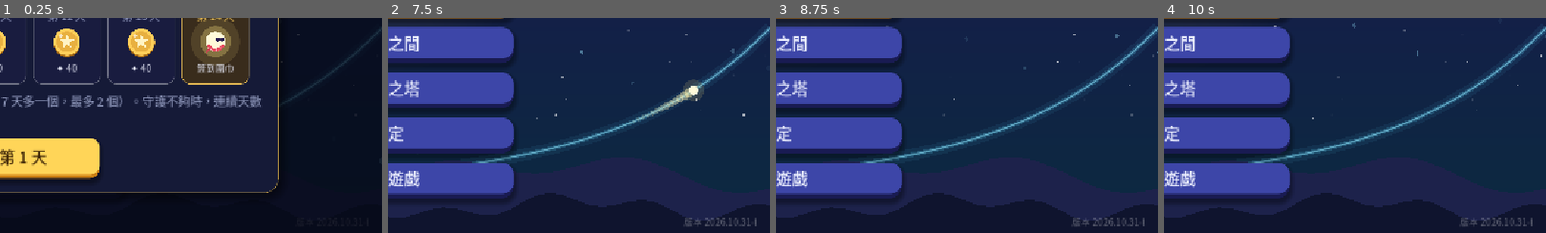
Above: before the commit, frames 1-4 (left to right).
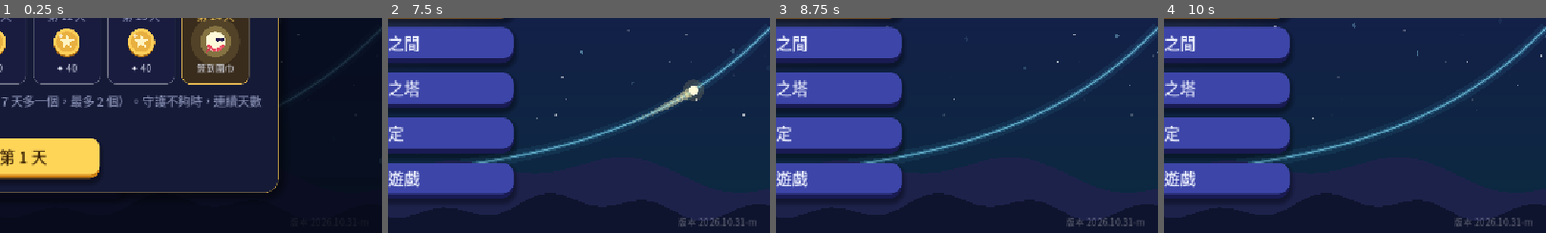
Above: after the commit, the same moments.

Repository: sam2068csie/light-spirit-journey
Game: Godot game, scene res://main_menu.tscn
Same seed, same stepped clock (60 frames per second), same inputs: the game is played once before the commit and once after it.
Inputs (mouse positions are % of the whole screen's width and height, from its top left):
- Up to frame 1 (0.25 s): no input
- Up to frame 2 (7.5 s): click "開始冒險" at 0.5 s; click "開始冒險" at 1.25 s; click "修煉之間" at 2 s; click "終焉之塔" at 2.75 s; click "設定" at 3.5 s; click "離開遊戲" at 4.25 s; click "每日任務" at 5 s; click "光靈扭蛋" at 5.75 s; click "光靈衣櫃" at 6.5 s; click "✕" at 7.25 s
- Up to frame 3 (8.75 s): tap Enter at 8 s; drag from (50, 50) to (60, 28) at 8.02 s
- Up to frame 4 (10 s): drag from (30, 55) to (45, 70) at 8.77 s; move the mouse to (60, 28) at 9.52 s; hold Right from 9.53 s (still down); tap 9 at 9.6 s
The pictures show only the part of the screen within x 50-100%, y 50-100%; the shares and areas given below are measured in that part.

The runs differ from the first frame. In frame 2, 0.3% of the frame differs, in the area x 76-97%, y 92-97%; in frame 3, 0.3%; in frame 4, 0.3%.

Commit message:
G5：和角公式移到第一題、差角公式第二題，文字配合調整 (BUILD 2026.10.31-m)
Co-Authored-By: Claude Opus 5.5 <noreply@anthropic.com>
Claude-Session: https://claude.ai/code/session_01RombajUyooAJ6yvir5uviP

Diff:
--- a/data/game.gd
+++ b/data/game.gd
@@ -560,7 +560,7 @@
 
 const DQ := preload("daily_quests.gd")
 ## 版本號（主畫面右下角會顯示）：每次交給你新的檔案時更新，方便確認手機上裝的是不是最新版
-const BUILD := "2026.10.31-l"
+const BUILD := "2026.10.31-m"
 
 
 ## 讀取各單元的資料；舊存檔（還沒有單元的版本）的今日修煉、終焉之塔紀錄搬到「指數與對數」
--- a/data/level_trig5_compass.gd
+++ b/data/level_trig5_compass.gd
@@ -12,7 +12,7 @@
 const COMPASS := UITheme.PINK
 
 const CHAPTERS_G5 := [
-	{"ch": 1, "name": "第一章．雙層轉盤", "topic": "差角、和角公式（sin、cos、tan）與合併", "color": UITheme.PINK},
+	{"ch": 1, "name": "第一章．雙層轉盤", "topic": "和角、差角公式（sin、cos、tan）與合併", "color": UITheme.PINK},
 	{"ch": 2, "name": "第二章．羅盤的應用", "topic": "象限與正負、求角度、三角形、兩直線夾角、幾何應用", "color": UITheme.PINK_LIGHT},
 ]
 
--- a/data/trig5_bank.gd
+++ b/data/trig5_bank.gd
@@ -79,53 +79,14 @@
 static func _slots() -> Array:
 	return [
 		# ======================= 第一章．雙層轉盤 =======================
-		{"id": "cosd", "chapter": 1, "type": "forge", "title": "差角公式",
-		 "story": "羅盤上有兩根指針 A、B，長度都是 1。它們之間的距離，藏著 cos(α − β) 的祕密。",
-		 "insight": "A(cos α, sin α)、B(cos β, sin β)：\\ol{AB}² = (cos α − cos β)² + (sin α − sin β)² = 2 − 2(cos α cos β + sin α sin β)。餘弦定理又說 \\ol{AB}² = 2 − 2 cos(α − β)。所以 cos(α − β) = cos α cos β + sin α sin β。",
-		 "variants": [
-			{"eq": "單位圓上 A(cos α, sin α)、B(cos β, sin β)，\n∠AOB = 60°，求 \\ol{AB} 與 cos 15°",
-			 "steps": [
-				_rot("轉指針", "轉動外盤 α 和內盤 β，讓 ∠AOB 等於 60°（α − β = 60° 或 −60° 都可以）。", "diff", "cos", 60.0,
-					"∠AOB = 60°（|α − β| = 60°）", "α 比 β 大 60°：例如 α = 75°、β = 15°。", T_COSD, {"abs": true}),
-				_f("弦長", "\\ol{AB}² 用座標算是 2 − 2(cos α cos β + sin α sin β)，用餘弦定理算是 2 − 2 cos(α − β)。", "\\ol{AB}² = 2 − 2 cos 60° = [0]，\\ol{AB} = [1]", ["1", "1"],
-					"\\ol{AB}² = 2 − 2 × 1/2 = 1，\\ol{AB} = 1", "cos 60° = 1/2。", T_COSD),
-				_tiles("拼差角公式", "兩種算法的 \\ol{AB}² 相等，拼出 cos(α − β)。", "cos(α − β)", "cos_diff", TK_SC,
-					"cos(α − β) = cos α cos β + sin α sin β", "cos α cos β 和 sin α sin β 相加，符號是「＋」。", T_COSD),
-				_f("cos 15°", "15° = 60° − 45°，代進差角公式：cos 15° = cos 60° cos 45° + sin 60° sin 45°。", "cos 15° = (√2 + √6) ÷ [0]", ["4"],
-					"cos 15° = (√2 + √6)/4", "(1/2)(√2/2) + (√3/2)(√2/2) = √2/4 + √6/4。", T_COSD),
-			 ]},
-			{"eq": "單位圓上 A(cos α, sin α)、B(cos β, sin β)，\n∠AOB = 90°，求 \\ol{AB}，再用差角公式驗算 cos 90°",
-			 "steps": [
-				_rot("轉指針", "轉動 α、β，讓 ∠AOB 等於 90°（α − β = 90° 或 −90° 都可以）。", "diff", "cos", 90.0,
-					"∠AOB = 90°（|α − β| = 90°）", "α 比 β 大 90°：例如 α = 120°、β = 30°。", T_COSD, {"abs": true}),
-				_f("弦長", "∠AOB = 90°，△AOB 是等腰直角三角形。", "\\ol{AB}² = 2 − 2 cos 90° = [0]，\\ol{AB} = [1]", ["2", "√2"],
-					"\\ol{AB}² = 2 − 0 = 2，\\ol{AB} = √2", "cos 90° = 0。", T_COSD),
-				_tiles("拼差角公式", "拼出 cos(α − β)。", "cos(α − β)", "cos_diff", TK_SC,
-					"cos(α − β) = cos α cos β + sin α sin β", "同名相乘（cos 配 cos、sin 配 sin），中間是「＋」。", T_COSD),
-				_f("代入", "取 α = 120°、β = 30°，代入差角公式：cos(120° − 30°) = cos 120° cos 30° + sin 120° sin 30°。", "cos 90° = [0]", ["0"],
-					"(−1/2)(√3/2) + (√3/2)(1/2) = 0，剛好是 cos 90°", "(−√3/4) + (√3/4)。", T_COSD),
-			 ]},
-			{"eq": "單位圓上 A(cos α, sin α)、B(cos β, sin β)，\n∠AOB = 120°，求 \\ol{AB}，再用差角公式驗算 cos 120°",
-			 "steps": [
-				_rot("轉指針", "轉動 α、β，讓 ∠AOB 等於 120°（α − β = 120° 或 −120° 都可以）。", "diff", "cos", 120.0,
-					"∠AOB = 120°（|α − β| = 120°）", "α 比 β 大 120°：例如 α = 150°、β = 30°。", T_COSD, {"abs": true}),
-				_f("弦長", "∠AOB = 120°。", "\\ol{AB}² = 2 − 2 cos 120° = [0]，\\ol{AB} = [1]", ["3", "√3"],
-					"\\ol{AB}² = 2 − 2 × (−1/2) = 3，\\ol{AB} = √3", "cos 120° = −1/2。", T_COSD),
-				_tiles("拼差角公式", "拼出 cos(α − β)。", "cos(α − β)", "cos_diff", TK_SC,
-					"cos(α − β) = cos α cos β + sin α sin β", "cos α cos β 加上 sin α sin β。", T_COSD),
-				_f("代入", "取 α = 150°、β = 30°，代入差角公式：cos(150° − 30°) = cos 150° cos 30° + sin 150° sin 30°。", "cos 120° = [0]", ["-1/2"],
-					"(−√3/2)(√3/2) + (1/2)(1/2) = −3/4 + 1/4 = −1/2", "(−3/4) + (1/4)。", T_COSD),
-			 ]},
-		 ]},
-
 		{"id": "sumf", "chapter": 1, "type": "forge", "title": "和角公式",
-		 "story": "把差角公式裡的 β 換成 −β，和角公式就出現了。再把羅盤轉到 75°、15°、105° 這些新的特殊角。",
+		 "story": "羅盤的兩層轉盤可以把兩個角「加起來」。先學 sin、cos 的和角公式，再把羅盤轉到 75°、15°、105° 這些新的特殊角。",
 		 "insight": "cos(α + β) = cos α cos β − sin α sin β；sin(α + β) = sin α cos β + cos α sin β；sin(α − β) = sin α cos β − cos α sin β。把 75° = 45° + 30°、15° = 45° − 30°、105° = 60° + 45° 拆成特殊角，就能求值。",
 		 "variants": [
-			{"eq": "從差角公式推出和角公式，\n再求 sin 75°、cos 75°",
-			 "steps": [
-				_tiles("cos 和角", "β 換成 −β：cos(−β) = cos β、sin(−β) = −sin β。拼出 cos(α + β)。", "cos(α + β)", "cos_sum", TK_SC,
-					"cos(α + β) = cos α cos β − sin α sin β", "差角公式的「＋」會變成「−」。", T_SUMF),
+			{"eq": "認識和角公式，\n再求 sin 75°、cos 75°",
+			 "steps": [
+				_tiles("cos 和角", "cos 的和角公式：同名相乘（cos 配 cos、sin 配 sin），中間是「−」。拼出 cos(α + β)。", "cos(α + β)", "cos_sum", TK_SC,
+					"cos(α + β) = cos α cos β − sin α sin β", "cos α cos β 減掉 sin α sin β。", T_SUMF),
 				_tiles("sin 和角", "拼出 sin(α + β)。（sin 配 cos、cos 配 sin）", "sin(α + β)", "sin_sum", TK_SC,
 					"sin(α + β) = sin α cos β + cos α sin β", "sin 的和角公式，中間是「＋」，每一項 sin 配 cos。", T_SUMF),
 				_rot("轉羅盤", "把羅盤轉到 α + β = 75°，而且 α、β 都要是特殊角（30°、45°）。", "sum", "sin", 75.0,
@@ -159,6 +120,45 @@
 					"sin 105° = (√6 + √2)/4", "√6/4 + √2/4。", T_SUMF),
 				_f("cos 105°", "cos 105° = cos 60° cos 45° − sin 60° sin 45°。", "cos 105° = (√2 − √6) ÷ [0]", ["4"],
 					"cos 105° = (√2 − √6)/4（負的：105° 在第二象限）", "√2/4 − √6/4。", T_SUMF),
+			 ]},
+		 ]},
+
+		{"id": "cosd", "chapter": 1, "type": "forge", "title": "差角公式",
+		 "story": "學會和角之後，換成兩個角「相減」。羅盤上有兩根指針 A、B，長度都是 1，它們之間的距離藏著 cos(α − β) 的祕密。",
+		 "insight": "差角公式也可以把和角公式的 β 換成 −β 得到（cos(−β) = cos β、sin(−β) = −sin β）。另一種證法：A(cos α, sin α)、B(cos β, sin β)：\\ol{AB}² = (cos α − cos β)² + (sin α − sin β)² = 2 − 2(cos α cos β + sin α sin β)。餘弦定理又說 \\ol{AB}² = 2 − 2 cos(α − β)。所以 cos(α − β) = cos α cos β + sin α sin β。",
+		 "variants": [
+			{"eq": "單位圓上 A(cos α, sin α)、B(cos β, sin β)，\n∠AOB = 60°，求 \\ol{AB} 與 cos 15°",
+			 "steps": [
+				_rot("轉指針", "轉動外盤 α 和內盤 β，讓 ∠AOB 等於 60°（α − β = 60° 或 −60° 都可以）。", "diff", "cos", 60.0,
+					"∠AOB = 60°（|α − β| = 60°）", "α 比 β 大 60°：例如 α = 75°、β = 15°。", T_COSD, {"abs": true}),
+				_f("弦長", "\\ol{AB}² 用座標算是 2 − 2(cos α cos β + sin α sin β)，用餘弦定理算是 2 − 2 cos(α − β)。", "\\ol{AB}² = 2 − 2 cos 60° = [0]，\\ol{AB} = [1]", ["1", "1"],
+					"\\ol{AB}² = 2 − 2 × 1/2 = 1，\\ol{AB} = 1", "cos 60° = 1/2。", T_COSD),
+				_tiles("拼差角公式", "兩種算法的 \\ol{AB}² 相等，拼出 cos(α − β)。", "cos(α − β)", "cos_diff", TK_SC,
+					"cos(α − β) = cos α cos β + sin α sin β", "cos α cos β 和 sin α sin β 相加，符號是「＋」。", T_COSD),
+				_f("cos 15°", "15° = 60° − 45°，代進差角公式：cos 15° = cos 60° cos 45° + sin 60° sin 45°。", "cos 15° = (√2 + √6) ÷ [0]", ["4"],
+					"cos 15° = (√2 + √6)/4", "(1/2)(√2/2) + (√3/2)(√2/2) = √2/4 + √6/4。", T_COSD),
+			 ]},
+			{"eq": "單位圓上 A(cos α, sin α)、B(cos β, sin β)，\n∠AOB = 90°，求 \\ol{AB}，再用差角公式驗算 cos 90°",
+			 "steps": [
+				_rot("轉指針", "轉動 α、β，讓 ∠AOB 等於 90°（α − β = 90° 或 −90° 都可以）。", "diff", "cos", 90.0,
+					"∠AOB = 90°（|α − β| = 90°）", "α 比 β 大 90°：例如 α = 120°、β = 30°。", T_COSD, {"abs": true}),
+				_f("弦長", "∠AOB = 90°，△AOB 是等腰直角三角形。", "\\ol{AB}² = 2 − 2 cos 90° = [0]，\\ol{AB} = [1]", ["2", "√2"],
+					"\\ol{AB}² = 2 − 0 = 2，\\ol{AB} = √2", "cos 90° = 0。", T_COSD),
+				_tiles("拼差角公式", "拼出 cos(α − β)。", "cos(α − β)", "cos_diff", TK_SC,
+					"cos(α − β) = cos α cos β + sin α sin β", "同名相乘（cos 配 cos、sin 配 sin），中間是「＋」。", T_COSD),
+				_f("代入", "取 α = 120°、β = 30°，代入差角公式：cos(120° − 30°) = cos 120° cos 30° + sin 120° sin 30°。", "cos 90° = [0]", ["0"],
+					"(−1/2)(√3/2) + (√3/2)(1/2) = 0，剛好是 cos 90°", "(−√3/4) + (√3/4)。", T_COSD),
+			 ]},
+			{"eq": "單位圓上 A(cos α, sin α)、B(cos β, sin β)，\n∠AOB = 120°，求 \\ol{AB}，再用差角公式驗算 cos 120°",
+			 "steps": [
+				_rot("轉指針", "轉動 α、β，讓 ∠AOB 等於 120°（α − β = 120° 或 −120° 都可以）。", "diff", "cos", 120.0,
+					"∠AOB = 120°（|α − β| = 120°）", "α 比 β 大 120°：例如 α = 150°、β = 30°。", T_COSD, {"abs": true}),
+				_f("弦長", "∠AOB = 120°。", "\\ol{AB}² = 2 − 2 cos 120° = [0]，\\ol{AB} = [1]", ["3", "√3"],
+					"\\ol{AB}² = 2 − 2 × (−1/2) = 3，\\ol{AB} = √3", "cos 120° = −1/2。", T_COSD),
+				_tiles("拼差角公式", "拼出 cos(α − β)。", "cos(α − β)", "cos_diff", TK_SC,
+					"cos(α − β) = cos α cos β + sin α sin β", "cos α cos β 加上 sin α sin β。", T_COSD),
+				_f("代入", "取 α = 150°、β = 30°，代入差角公式：cos(150° − 30°) = cos 150° cos 30° + sin 150° sin 30°。", "cos 120° = [0]", ["-1/2"],
+					"(−√3/2)(√3/2) + (1/2)(1/2) = −3/4 + 1/4 = −1/2", "(−3/4) + (1/4)。", T_COSD),
 			 ]},
 		 ]},
 
